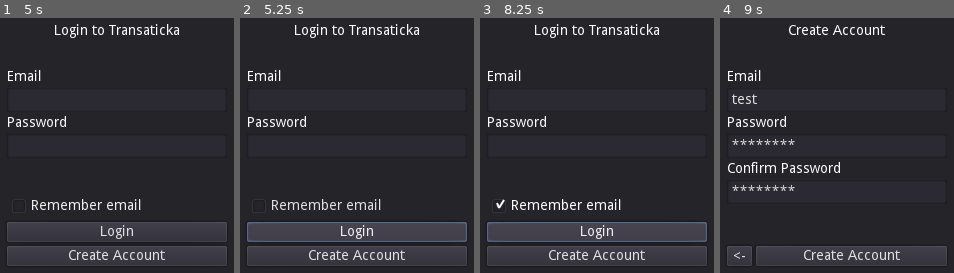
Above: before the commit, frames 1-4 (left to right).
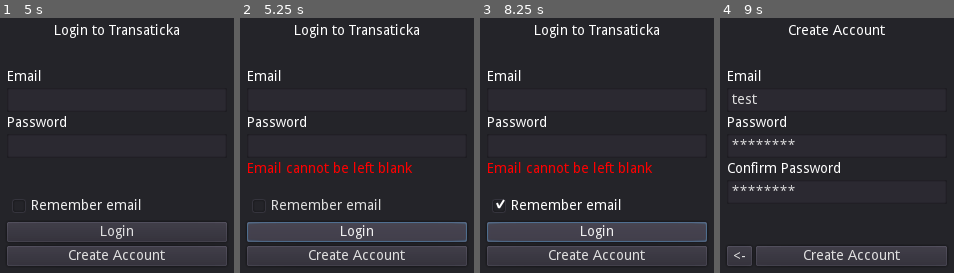
Above: after the commit, the same moments.

Repository: Taegos/auth-client
Game: Godot game, scene res://main.tscn
Same seed, same stepped clock (60 frames per second), same inputs: the game is played once before the commit and once after it.
Inputs (mouse positions are in pixels of both pictures, inside the frame that each line leads up to):
- Up to frame 1 (5 s): click (117, 99) at 0.52 s; type "12" at 0.6 s; click (117, 145) at 0.75 s; type "12" at 0.83 s; click "Login" at 1.25 s; click "Create Account" at 2 s; click "<-" at 2.75 s; click "Remember email" at 3.5 s; click "Remember email" at 4.25 s
- Up to frame 2 (5.25 s): click "Login" at 5 s
- Up to frame 3 (8.25 s): click "Create Account" at 5.75 s; click "<-" at 6.5 s; click "Remember email" at 7.25 s; click "Login" at 8 s
- Up to frame 4 (9 s): click "Create Account" at 8.75 s

Frame 1 is identical in both runs. In frame 2, 1.2% of the frame differs, in the area x 3-74%, y 56-61%; in frame 3, 1.2%; in frame 4, nothing differs.

Commit message:
Started with login client comminucation

Diff:
--- /dev/null
+++ b/config.cfg
@@ -0,0 +1,2 @@
+[server]
+endpoint="https://transaticka-auth.herokuapp.com/"
--- /dev/null
+++ b/scenes/game.tscn
@@ -0,0 +1,5 @@
+[gd_scene format=2]
+
+[node name="GS" type="Node"]
+
+[node name="Verification" type="Node" parent="."]
--- a/scripts/auth_api.gd
+++ b/scripts/auth_api.gd
@@ -9,13 +9,18 @@
 signal on_create_acc_failed(reason)
 
 ##############
-# Constants
+# Variables
 ##############
-const BASE_URL : String = 'https://transaticka-auth.herokuapp.com/'
-const AUTH_URL : String = BASE_URL + 'auth'
-const ACCOUNT_URL : String = BASE_URL + 'account'
+var endpoint : String = ""
 
 func _ready():
+	var config = ConfigFile.new()
+	var status = config.load("res://config.cfg")
+	if status != OK:
+		OS.alert("Failed to load config.cfg", "Error")
+		get_tree().quit()
+
+	endpoint = config.get_value("server", "endpoint")
 	$Authenticate.connect("request_completed", self, "_on_auth_req_completed")
 	$CreateAccount.connect("request_completed", self, "_on_create_acc_req_completed")
 
@@ -41,7 +46,7 @@
 		"Content-Type: application/json"
 	]
 	var code = $Authenticate.request(
-		AUTH_URL,
+		endpoint + "auth",
 		headers, false,
 		HTTPClient.METHOD_POST,
 		query
@@ -58,7 +63,7 @@
 	]
 
 	var code = $CreateAccount.request(
-		ACCOUNT_URL,
+		endpoint + "account",
 		headers, false,
 		HTTPClient.METHOD_POST,
 		query
--- a/scripts/create_account_form.gd
+++ b/scripts/create_account_form.gd
@@ -36,6 +36,8 @@
 		display_error("Password has to have a length of atleast 8 characters")
 	elif password != confirm_password:
 		display_error("Passwords does not match")
+	elif email == "":
+		display_error("Email cannot be left blank")
 	else:
 		var account: Dictionary = {
 			"email": email,
--- a/scripts/login_form.gd
+++ b/scripts/login_form.gd
@@ -19,11 +19,16 @@
 	$InfoLabel.text = ''
 	var email: String = $InputBox/EmailInput.text
 	var password: String = $InputBox/PasswordInput.text
-	var account: Dictionary = {
-		"email": email,
-		"password": password
-	}
-	emit_signal("on_submit", account)
+	if email == "":
+		display_error("Email cannot be left blank")
+	elif password == "":
+		display_error("Password cannot be left blank")
+	else:
+		var account: Dictionary = {
+			"email": email,
+			"password": password
+		}
+		emit_signal("on_submit", account)
 
 func display_error(text: String):
 	ControlExt.enable_children(self, true)
--- a/scripts/main.gd
+++ b/scripts/main.gd
@@ -11,15 +11,25 @@
 	var screen_size = OS.get_screen_size(0)
 	var window_size = OS.get_window_size()
 	OS.set_window_position(screen_size*0.5 - window_size*0.5)
+	_enter_game("")
+
 
 func _enter_game(token: String):
 	OS.alert(
 		'The authentication was successful.\n' +
-		'Token: ' + token + '\n' +
+		'Token: ' + str(token) + '\n' +
 		'Now this window should exit and the main game client should start '  +
 		'with the received token (Not implemented).',
 		'(Placeholder)')
-	get_tree().quit()
+
+	#get_tree().change_scene("res://scenes/game.tscn")
+
+
+	print("asd")
+	#$GS.start_verification(token)
+
+#remote func get_token():
+#	rpc_id(1, "sync_token", _token)
 
 func _create_login_form():
 	add_child(LoginForm.instance())
Not shown, added: export_presets.cfg
